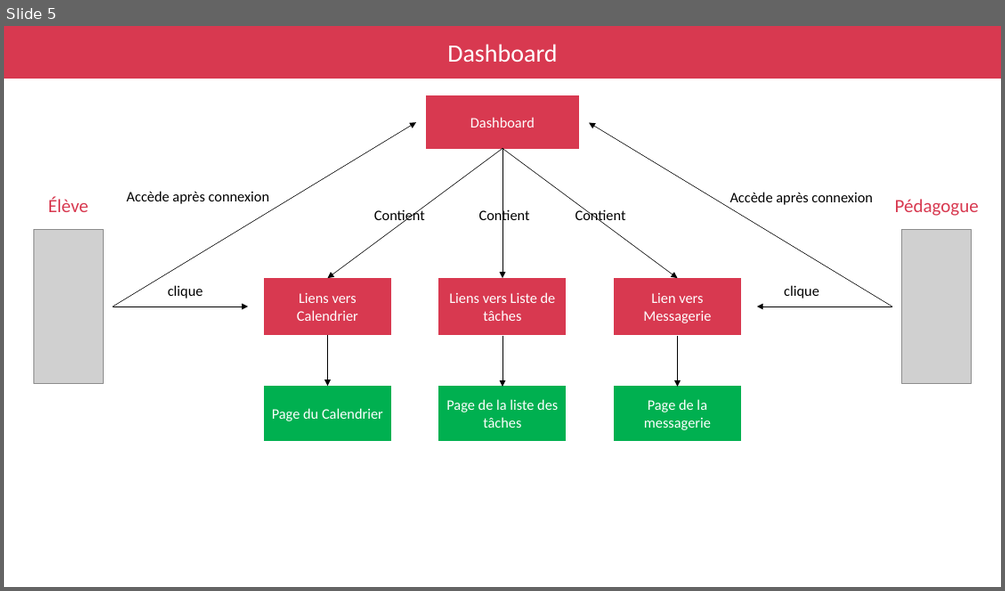
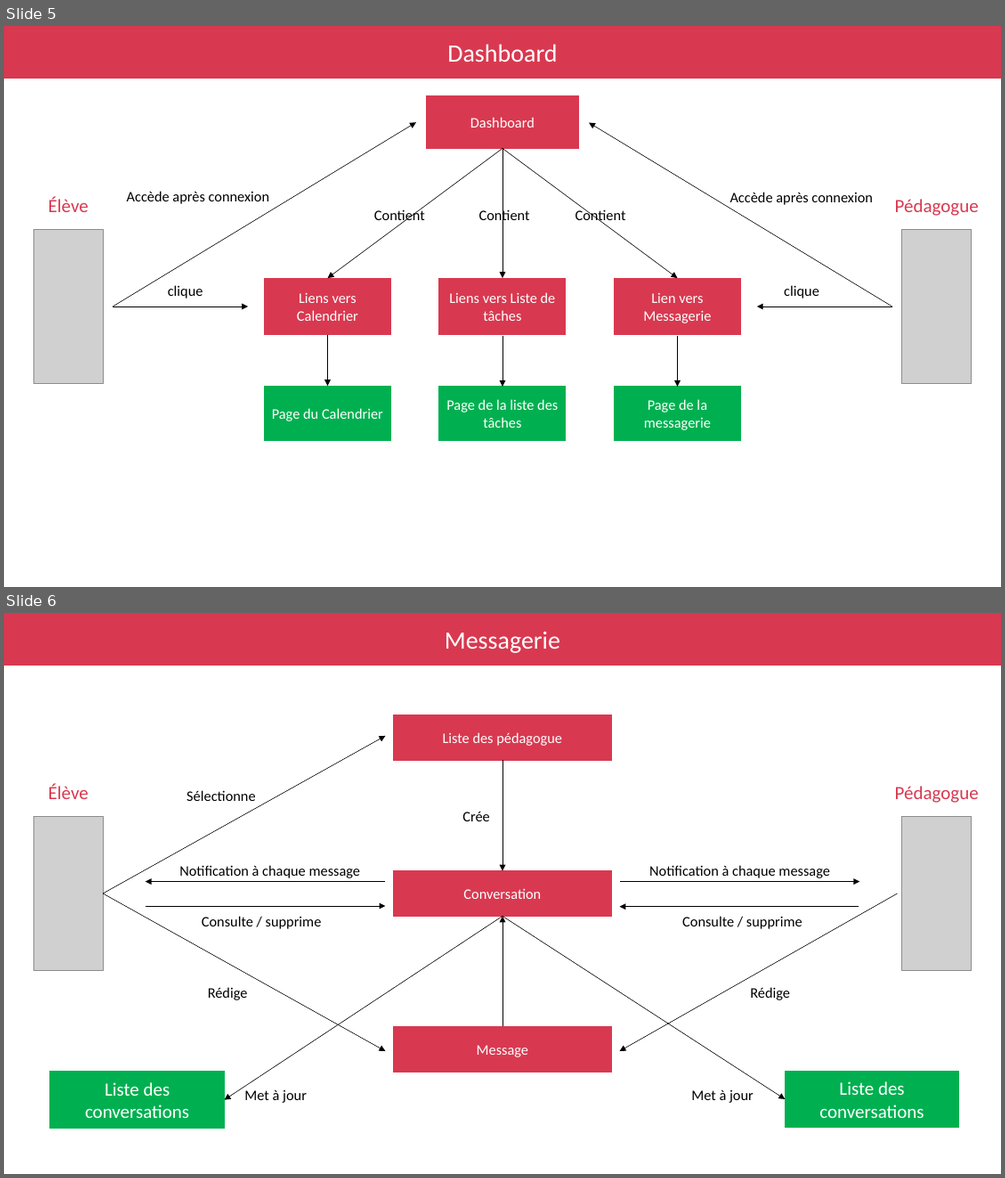
Before and after one commit to fabiandeneuville/FabianDeneuville_10_01032023, a slide deck: Deneuville_Fabian_1_diagramme_cas_usage_032023.pptx. Shown one above the other, each under a label of ours: slide 5 before the commit, slides 5 and 6 after it. The pictures are 1005x591 and 1005x1178 pixels, drawn with LibreOffice and Linux fonts; fonts in the diff are those of the drawing; grey boxes stand for pictures. Boxes give left, top, right and bottom in pixels: in the first picture for what was removed or moved away, otherwise in the second. Text is boxed around its words. In the diff, an @@ line names an element or a change of style, - is before the commit and + after.

```diff
--- a/Deneuville_Fabian_1_diagramme_cas_usage_032023.pptx
+++ b/Deneuville_Fabian_1_diagramme_cas_usage_032023.pptx
@@ slide 6 added at <box>4,613,1001,1174</box>, background #FFFFFF @@
@@ rectangle added at <box>4,613,1001,666</box>, fill #D83950, outline #D83950 1 pt @@
@@ text added at <box>445,632,560,653</box>, 24 pt, text #FFFFFF @@
+Messagerie
@@ rectangle added at <box>394,714,612,761</box>, fill #D83950, outline #D83950 1 pt, 14 pt, text #FFFFFF @@
+Liste des pédagogue
@@ arrow added from (103, 893) to (386, 736), #000000 0.5 pt @@
@@ arrow added from (502, 761) to (502, 871), #000000 0.5 pt @@
@@ text added at <box>48,784,89,799</box>, 18 pt, text #D83950 @@
+Élève
@@ text added at <box>186,790,255,801</box>, 14 pt, text #000000 @@
+Sélectionne
@@ text added at <box>895,786,979,803</box>, 18 pt, text #D83950 @@
+Pédagogue
@@ picture added at <box>34,817,104,971</box> @@
@@ text added at <box>462,811,489,821</box>, 14 pt, text #000000 @@
+Crée
@@ picture added at <box>902,817,971,971</box> @@
@@ text added at <box>179,865,361,878</box>, 14 pt, text #000000 @@
+Notification à chaque message
@@ rectangle added at <box>394,871,612,916</box>, fill #D83950, outline #D83950 1 pt, 14 pt, text #FFFFFF @@
+Conversation
@@ text added at <box>649,865,830,878</box>, 14 pt, text #000000 @@
+Notification à chaque message
@@ arrow added from (103, 893) to (386, 1051), #000000 0.5 pt @@
@@ arrow added from (386, 882) to (146, 882), #000000 0.5 pt @@
@@ arrow added from (146, 906) to (386, 906), #000000 0.5 pt @@
@@ arrow added from (619, 882) to (859, 882), #000000 0.5 pt @@
@@ arrow added from (898, 893) to (619, 1051), #000000 0.5 pt @@
@@ text added at <box>202,916,322,929</box>, 14 pt, text #000000 @@
+Consulte / supprime
@@ arrow added from (502, 916) to (225, 1100), #000000 0.5 pt @@
@@ arrow added from (502, 1027) to (502, 916), #000000 0.5 pt @@
@@ arrow added from (502, 916) to (785, 1099), #000000 0.5 pt @@
@@ arrow added from (858, 907) to (619, 907), #000000 0.5 pt @@
@@ text added at <box>682,916,802,929</box>, 14 pt, text #000000 @@
+Consulte / supprime
@@ text added at <box>208,987,248,1000</box>, 14 pt, text #000000 @@
+Rédige
@@ text added at <box>750,987,790,1000</box>, 14 pt, text #000000 @@
+Rédige
@@ rectangle added at <box>394,1027,612,1072</box>, fill #D83950, outline #D83950 1 pt, 14 pt, text #FFFFFF @@
+Message
@@ rectangle added at <box>50,1071,225,1128</box>, fill #00B050, outline #00B050 1 pt, 18 pt, text #FFFFFF @@
+Liste des conversations
@@ text added at <box>244,1089,307,1103</box>, 14 pt, text #000000 @@
+Met à jour
@@ text added at <box>691,1089,753,1103</box>, 14 pt, text #000000 @@
+Met à jour
@@ rectangle added at <box>785,1070,959,1127</box>, fill #00B050, outline #00B050 1 pt, 18 pt, text #FFFFFF @@
+Liste des conversations
```
Also in this commit, not shown: 2 slides changed, 1 other slide added, 2 slides removed, 1 other file.
